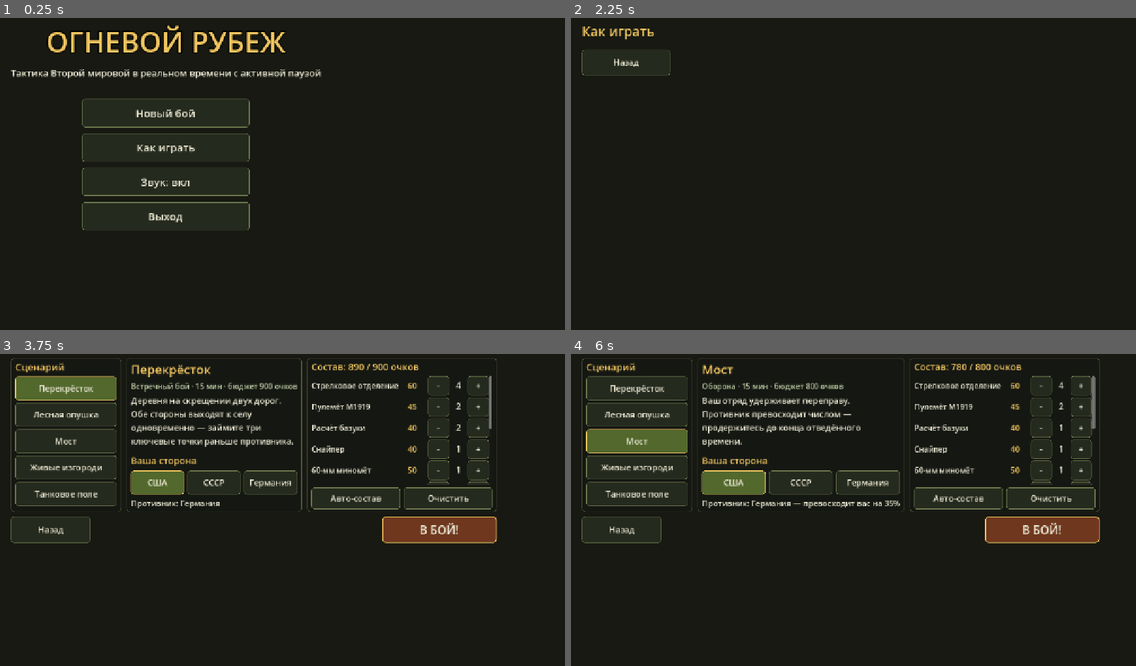
Above: before the commit, frames 1-4 (two rows, left to right).
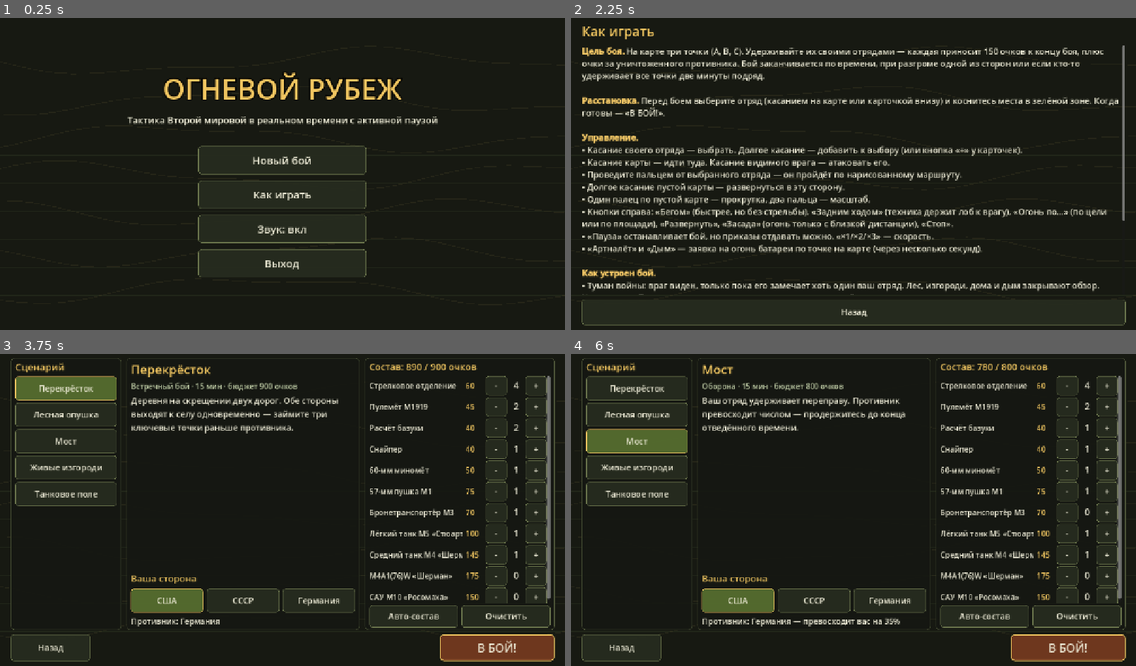
Above: after the commit, the same moments.

Repository: gggbro216-sketch/CloudeCode
Game: Godot game, scene res://main.tscn
Same seed, same stepped clock (60 frames per second), same inputs: the game is played once before the commit and once after it.
Inputs:
- Up to frame 1 (0.25 s): no input
- Up to frame 2 (2.25 s): click "Как играть" at 0.5 s; click "Назад" at 1.25 s; click "Как играть" at 2 s
- Up to frame 3 (3.75 s): click "Назад" at 2.75 s; click "Новый бой" at 3.5 s
- Up to frame 4 (6 s): click "Перекрёсток" at 4.25 s; click "Лесная опушка" at 5 s; click "Мост" at 5.75 s

The runs differ from the first frame. In frame 1, 6.8% of the frame differs, in the area x 1-78%, y 2-84%; in frame 2, 14%; in frame 3, 15%, in the area x 1-99%, y 1-99%; in frame 4, 15%.

Commit message:
Огневой рубеж: исправления камеры и меню, баланс сторон, README
- маркеры отрядов рисуются (отсечение по размеру вьюпорта), камера не уходит за край карты
- меню и интерфейс растягиваются на весь экран
- сглаженная земля, крупнее стартовый масштаб
- поражение только после 20 с полного развала, а не при временном отступлении
- цены немецких отрядов подняты: в серии из 20 боёв ИИ против ИИ 10:10
- автотест: снимки боя и меню, статистика по сторонам

Co-Authored-By: Claude Opus 5.5 <noreply@anthropic.com>
Claude-Session: https://claude.ai/code/session_01JFHXuVdHzxA44iovfFUPGe

Diff:
--- a/fireline/scripts/battle.gd
+++ b/fireline/scripts/battle.gd
@@ -48,6 +48,7 @@
 var flag_t := 0.0
 var end_t := 1.0
 var hold_all := [0.0, 0.0]
+var broken := [0.0, 0.0]
 var player_side := 0
 var autoplay := false
 var result := {}
@@ -118,7 +119,7 @@
 	if autoplay:
 		ais.append(AiT.new(self, 0, sc.mode))
 	var vp := get_viewport().get_visible_rect().size
-	zoom = clampf(vp.y / 200.0, 2.2, 6.0)
+	zoom = clampf(vp.y / 130.0, 3.0, 8.0)
 	cam.zoom = Vector2(zoom, zoom)
 	var z: Rect2 = map.zones[0]
 	cam.position = Vector2(minf(z.end.x - 40.0, map.W * 0.3), map.H * 0.5)
@@ -767,10 +768,13 @@
 			alive_n[u.side] += 1
 			if u.state != UnitT.ST_ROUT:
 				eff[u.side] += 1
-	if alive_n[1] == 0 or (eff[1] == 0 and sim_time > 30.0):
+	# сторона разбита, если все её отряды погибли или 20 с подряд никто не держит строй
+	for s in 2:
+		broken[s] = broken[s] + 1.0 if eff[s] == 0 else 0.0
+	if alive_n[1] == 0 or broken[1] >= 20.0:
 		_end(0, "Противник разгромлен")
 		return
-	if alive_n[0] == 0 or (eff[0] == 0 and sim_time > 30.0):
+	if alive_n[0] == 0 or broken[0] >= 20.0:
 		_end(1, "Ваши силы разгромлены")
 		return
 	for s in 2:
@@ -973,8 +977,12 @@
 
 
 func _clamp_cam() -> void:
-	cam.position.x = clampf(cam.position.x, 0.0, map.W)
-	cam.position.y = clampf(cam.position.y, 0.0, map.H)
+	# край карты не уезжает внутрь экрана; если карта меньше экрана — центрируем
+	var half := vp_size() * 0.5 / zoom
+	for ax in 2:
+		var m: float = map.W if ax == 0 else map.H
+		var h: float = half[ax]
+		cam.position[ax] = m * 0.5 if h * 2.0 >= m else clampf(cam.position[ax], h, m - h)
 
 
 func zoom_limits() -> Vector2:
--- a/fireline/scripts/data.gd
+++ b/fireline/scripts/data.gd
@@ -26,8 +26,10 @@
 		"sup": 7.0, "burst": 4, "snd": "mg"},
 	"hmg": {"name": "Станковый пулемёт", "kind": "sa", "range": 650.0, "reload": 1.1, "acc0": 0.22, "acc1": 0.03,
 		"sup": 9.0, "burst": 6, "snd": "mg"},
-	"mg42": {"name": "MG 42", "kind": "sa", "range": 650.0, "reload": 0.9, "acc0": 0.22, "acc1": 0.03,
+	"mg42": {"name": "MG 42", "kind": "sa", "range": 650.0, "reload": 1.0, "acc0": 0.22, "acc1": 0.03,
 		"sup": 10.0, "burst": 7, "snd": "mg42"},
+	"mg42l": {"name": "MG 42 (ручной)", "kind": "sa", "range": 500.0, "reload": 1.5, "acc0": 0.24, "acc1": 0.03,
+		"sup": 7.5, "burst": 5, "snd": "mg42"},
 	"mg50": {"name": "Пулемёт .50", "kind": "sa", "range": 700.0, "reload": 1.2, "acc0": 0.22, "acc1": 0.04,
 		"sup": 11.0, "burst": 5, "pen": 18.0, "snd": "mg"},
 	"sniper": {"name": "Снайперская винтовка", "kind": "sa", "range": 700.0, "reload": 6.5, "acc0": 0.85,
@@ -139,31 +141,31 @@
 		"armor": [160.0, 90.0, 60.0], "turret": true, "gun": "122", "mg": ["lmg", "lmg"], "crew": 4,
 		"speed": 6.0, "turn": 28.0, "tturn": 18.0, "len": 6.8, "wid": 3.1, "spot": 230.0, "kind": "tank"},
 	# ----- Германия -----
-	"de_rifle": {"f": "de", "name": "Отделение гренадеров", "short": "СТР", "cat": "inf", "cost": 60,
-		"men": [["rifle", 7], ["smg", 1], ["mg42", 1]], "nade": true, "speed": 1.7, "spot": 300.0},
-	"de_mg": {"f": "de", "name": "Пулемёт MG 42", "short": "ПУЛ", "cat": "team", "cost": 50,
+	"de_rifle": {"f": "de", "name": "Отделение гренадеров", "short": "СТР", "cat": "inf", "cost": 68,
+		"men": [["rifle", 7], ["smg", 1], ["mg42l", 1]], "nade": true, "speed": 1.7, "spot": 300.0},
+	"de_mg": {"f": "de", "name": "Пулемёт MG 42", "short": "ПУЛ", "cat": "team", "cost": 58,
 		"men": [["mg42", 1], ["rifle", 3]], "speed": 1.5, "spot": 330.0},
-	"de_schreck": {"f": "de", "name": "Расчёт панцершрека", "short": "ПТР", "cat": "team", "cost": 45,
+	"de_schreck": {"f": "de", "name": "Расчёт панцершрека", "short": "ПТР", "cat": "team", "cost": 50,
 		"men": [["pschreck", 1], ["rifle", 1]], "speed": 1.6, "spot": 280.0, "stealth": 0.85},
 	"de_sniper": {"f": "de", "name": "Снайпер", "short": "СНП", "cat": "team", "cost": 40,
 		"men": [["sniper", 1], ["rifle", 1]], "speed": 1.7, "spot": 450.0, "stealth": 0.55},
-	"de_mortar": {"f": "de", "name": "81-мм миномёт", "short": "МИН", "cat": "team", "cost": 55,
+	"de_mortar": {"f": "de", "name": "81-мм миномёт", "short": "МИН", "cat": "team", "cost": 60,
 		"men": [["mort8", 1], ["rifle", 3]], "speed": 1.3, "spot": 260.0},
-	"de_atgun": {"f": "de", "name": "75-мм пушка PaK 40", "short": "ПТО", "cat": "gun", "cost": 90,
+	"de_atgun": {"f": "de", "name": "75-мм пушка PaK 40", "short": "ПТО", "cat": "gun", "cost": 100,
 		"men": [["crew", 5]], "gun": "pak40", "speed": 0.6, "spot": 300.0, "stealth": 0.75},
-	"de_ht": {"f": "de", "name": "Бронетранспортёр Sd.Kfz. 251", "short": "БТР", "cat": "veh", "cost": 65,
+	"de_ht": {"f": "de", "name": "Бронетранспортёр Sd.Kfz. 251", "short": "БТР", "cat": "veh", "cost": 70,
 		"armor": [14.0, 8.0, 8.0], "open": true, "turret": false, "gun": "", "mg": ["mg42"], "crew": 3,
 		"speed": 8.5, "turn": 45.0, "tturn": 0.0, "len": 5.8, "wid": 2.1, "spot": 260.0, "kind": "ht"},
-	"de_pz4": {"f": "de", "name": "Средний танк Pz.Kpfw. IV", "short": "СТ", "cat": "veh", "cost": 160,
+	"de_pz4": {"f": "de", "name": "Средний танк Pz.Kpfw. IV", "short": "СТ", "cat": "veh", "cost": 175,
 		"armor": [80.0, 30.0, 20.0], "turret": true, "gun": "75L48", "mg": ["mg42", "mg42"], "crew": 5,
 		"speed": 6.5, "turn": 35.0, "tturn": 16.0, "len": 5.9, "wid": 2.9, "spot": 260.0, "kind": "tank"},
-	"de_stug": {"f": "de", "name": "Штурмовое орудие StuG III", "short": "САУ", "cat": "veh", "cost": 140,
+	"de_stug": {"f": "de", "name": "Штурмовое орудие StuG III", "short": "САУ", "cat": "veh", "cost": 155,
 		"armor": [80.0, 30.0, 30.0], "turret": false, "gun": "75L48", "mg": ["mg42"], "crew": 4,
 		"speed": 6.5, "turn": 35.0, "tturn": 0.0, "len": 6.8, "wid": 2.95, "spot": 240.0, "kind": "td", "low": true},
-	"de_panther": {"f": "de", "name": "Средний танк «Пантера»", "short": "ПНТ", "cat": "veh", "cost": 235,
+	"de_panther": {"f": "de", "name": "Средний танк «Пантера»", "short": "ПНТ", "cat": "veh", "cost": 265,
 		"armor": [140.0, 45.0, 40.0], "turret": true, "gun": "75L70", "mg": ["mg42", "mg42"], "crew": 5,
 		"speed": 7.0, "turn": 30.0, "tturn": 22.0, "len": 6.9, "wid": 3.4, "spot": 260.0, "kind": "tank"},
-	"de_tiger": {"f": "de", "name": "Тяжёлый танк «Тигр»", "short": "ТТ", "cat": "veh", "cost": 260,
+	"de_tiger": {"f": "de", "name": "Тяжёлый танк «Тигр»", "short": "ТТ", "cat": "veh", "cost": 285,
 		"armor": [110.0, 80.0, 80.0], "turret": true, "gun": "88L56", "mg": ["mg42", "mg42"], "crew": 5,
 		"speed": 5.5, "turn": 26.0, "tturn": 14.0, "len": 6.3, "wid": 3.6, "spot": 260.0, "kind": "tank"},
 }
--- a/fireline/scripts/hud.gd
+++ b/fireline/scripts/hud.gd
@@ -86,7 +86,7 @@
 
 
 func _ready() -> void:
-	set_anchors_preset(Control.PRESET_FULL_RECT)
+	set_anchors_and_offsets_preset(Control.PRESET_FULL_RECT)
 	mouse_filter = Control.MOUSE_FILTER_IGNORE
 	theme = UI.make_theme()
 
--- a/fireline/scripts/main.gd
+++ b/fireline/scripts/main.gd
@@ -20,6 +20,14 @@
 		_autotest(args)
 		return
 	show_menu()
+	if "--menushot" in args:
+		# снимок меню для проверки вёрстки: -- --menushot файл.png [--setup]
+		if "--setup" in args:
+			menu._setup_page()
+		for i in 10:
+			await get_tree().process_frame
+		get_viewport().get_texture().get_image().save_png(_arg(args, "--menushot", "menu.png"))
+		get_tree().quit()
 
 
 func show_menu() -> void:
@@ -90,7 +98,7 @@
 func _autotest(args: PackedStringArray) -> void:
 	test = {"runs": int(_arg(args, "--runs", "1")), "sc": int(_arg(args, "--scenario", "-1")),
 		"time": float(_arg(args, "--time", "0")), "shot": _arg(args, "--shot", ""), "at": float(_arg(args, "--at", "60")),
-		"speed": float(_arg(args, "--speed", "6")), "n": 0, "results": [], "seed": int(_arg(args, "--seed", "0"))}
+		"speed": float(_arg(args, "--speed", "6")), "zoom": float(_arg(args, "--zoom", "0")), "n": 0, "results": [], "seed": int(_arg(args, "--seed", "0"))}
 	_next_test()
 
 
@@ -100,6 +108,7 @@
 		for r in test.results:
 			w[r.winner + 1] += 1
 		print("AUTOTEST DONE: runs=%d  side0=%d side1=%d draw=%d" % [test.runs, w[1], w[2], w[0]])
+		print("  by faction: ", test.get("fw", {}))
 		get_tree().quit()
 		return
 	var si: int = test.sc if test.sc >= 0 else test.n % Data.SCENARIOS.size()
@@ -107,6 +116,10 @@
 	var fs := ["us", "su", "de"]
 	var f: String = fs[test.n % 3]
 	var ef := Data.enemy_of(f)
+	if test.n % 2 == 1 and f != "de":
+		# через раз меняем стороны, чтобы отделить силу фракции от положения на карте
+		ef = f
+		f = "de"
 	var cfg := {"scenario": sc, "faction": f, "enemy_faction": ef,
 		"army": Data.auto_army(f, sc.budget, sc.get("armor", false)),
 		"enemy_army": Data.auto_army(ef, int(sc.budget * float(sc.enemy)), sc.get("armor", false)),
@@ -129,6 +142,22 @@
 		test.shot_done = true
 		battle.speed = 0.0
 		battle.paused = true
+		if test.zoom > 0.0:
+			# крупный план: ближайший к противнику живой отряд стороны 0
+			var best = null
+			var bd := INF
+			for u in battle.units:
+				if u.side != 0 or not u.alive:
+					continue
+				for e in battle.units:
+					if e.side == 1 and e.alive and u.position.distance_to(e.position) < bd:
+						bd = u.position.distance_to(e.position)
+						best = u
+			if best != null:
+				battle.zoom = test.zoom
+				battle.cam.zoom = Vector2(test.zoom, test.zoom)
+				battle.center_on(best.position)
+				battle.select_only(best)
 		await get_tree().process_frame
 		await get_tree().process_frame
 		var img := get_viewport().get_texture().get_image()
@@ -143,6 +172,10 @@
 			r.winner, r.reason, r.score[0], r.score[1], r.flags[0], r.flags[1], L[0].men, L[1].men, L[0].veh, L[1].veh,
 			r.time, (Time.get_ticks_msec() - test.t0) / 1000.0])
 		test.results.append(r)
+		var fw: Dictionary = test.get("fw", {})
+		var key: String = "draw" if r.winner < 0 else battle.factions[r.winner]
+		fw[key] = int(fw.get(key, 0)) + 1
+		test["fw"] = fw
 		battle.queue_free()
 		battle = null
 		_next_test.call_deferred()
--- a/fireline/scripts/map.gd
+++ b/fireline/scripts/map.gd
@@ -813,11 +813,14 @@
 			out[o + 2] = clampi(int(base[2] * m), 0, 255)
 			k += 1
 	var img := Image.create_from_data(w, h, false, Image.FORMAT_RGB8, out)
+	# сглаживание ступенек сетки при увеличении
+	img.resize(w * 2, h * 2, Image.INTERPOLATE_CUBIC)
 	if ground == null:
 		ground = Sprite2D.new()
 		ground.centered = false
 		ground.show_behind_parent = true
 		ground.texture_filter = CanvasItem.TEXTURE_FILTER_LINEAR
+		ground.scale = Vector2(0.5, 0.5)
 		add_child(ground)
 	ground.texture = ImageTexture.create_from_image(img)
 
--- a/fireline/scripts/menu.gd
+++ b/fireline/scripts/menu.gd
@@ -24,7 +24,7 @@
 
 
 func _ready() -> void:
-	set_anchors_preset(Control.PRESET_FULL_RECT)
+	set_anchors_and_offsets_preset(Control.PRESET_FULL_RECT)
 	theme = UI.make_theme()
 	if main != null:
 		faction = main.settings.get("faction", "us")
@@ -57,7 +57,7 @@
 	if page != null:
 		page.queue_free()
 	page = MarginContainer.new()
-	page.set_anchors_preset(Control.PRESET_FULL_RECT)
+	page.set_anchors_and_offsets_preset(Control.PRESET_FULL_RECT)
 	var m := UI.safe(self)
 	page.add_theme_constant_override("margin_left", int(maxf(m.x, 24.0)))
 	page.add_theme_constant_override("margin_right", int(maxf(m.z, 24.0)))
--- a/fireline/scripts/overlay.gd
+++ b/fireline/scripts/overlay.gd
@@ -12,7 +12,7 @@
 
 
 func _ready() -> void:
-	set_anchors_preset(Control.PRESET_FULL_RECT)
+	set_anchors_and_offsets_preset(Control.PRESET_FULL_RECT)
 	mouse_filter = Control.MOUSE_FILTER_IGNORE
 
 
@@ -38,7 +38,7 @@
 		return
 	var font := get_theme_default_font()
 	var z: float = b.zoom
-	var vs := size
+	var vs := get_viewport_rect().size
 	var me: int = b.player_side
 	# зона расстановки
 	if b.phase == "deploy":
--- a/fireline/scripts/unit.gd
+++ b/fireline/scripts/unit.gd
@@ -787,7 +787,7 @@
 		var wl := 1.1
 		var ww := 0.14
 		match m.w:
-			"lmg", "hmg", "mg42", "mg50":
+			"lmg", "hmg", "mg42", "mg42l", "mg50":
 				wl = 1.4
 				ww = 0.2
 			"smg":
Not shown, added: fireline/README.md
